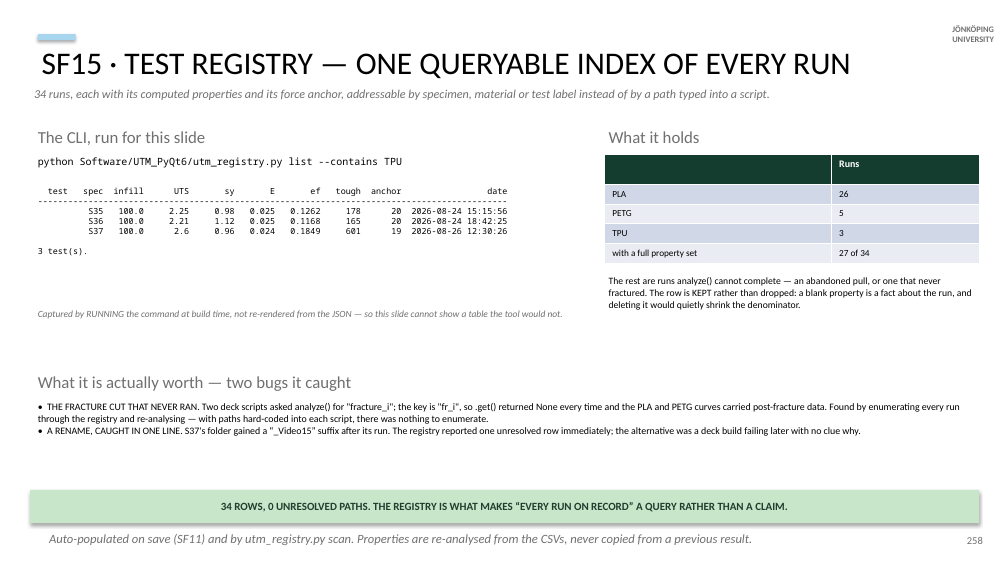
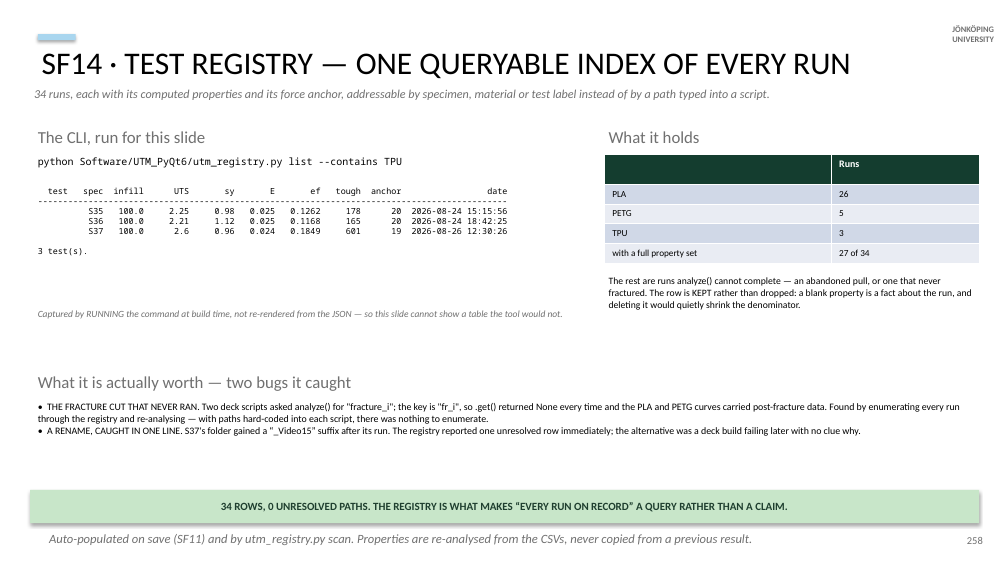
Before and after one commit to AdithyaSivakumar-3/UTM, a slide deck: slide 118 of documentation/decks/V6a_8_6_20_slides.pptx. Drawn at 1008x567 pixels with LibreOffice and Linux fonts; fonts in the diff are those of the drawing. Boxes give left, top, right and bottom in pixels: in the first picture for what was removed or moved away, otherwise in the second. Text is boxed around its words. In the diff, an @@ line names an element or a change of style, - is before the commit and + after.

```diff
--- a/documentation/decks/V6a_8_6_20_slides.pptx
+++ b/documentation/decks/V6a_8_6_20_slides.pptx
@@ text at <box>42,53,851,79</box>: text changed @@
-SF15 · TEST REGISTRY — ONE QUERYABLE INDEX OF EVERY RUN
+SF14 · TEST REGISTRY — ONE QUERYABLE INDEX OF EVERY RUN
```
Also in this commit, not shown: 13 other slides changed, 13 other files.
